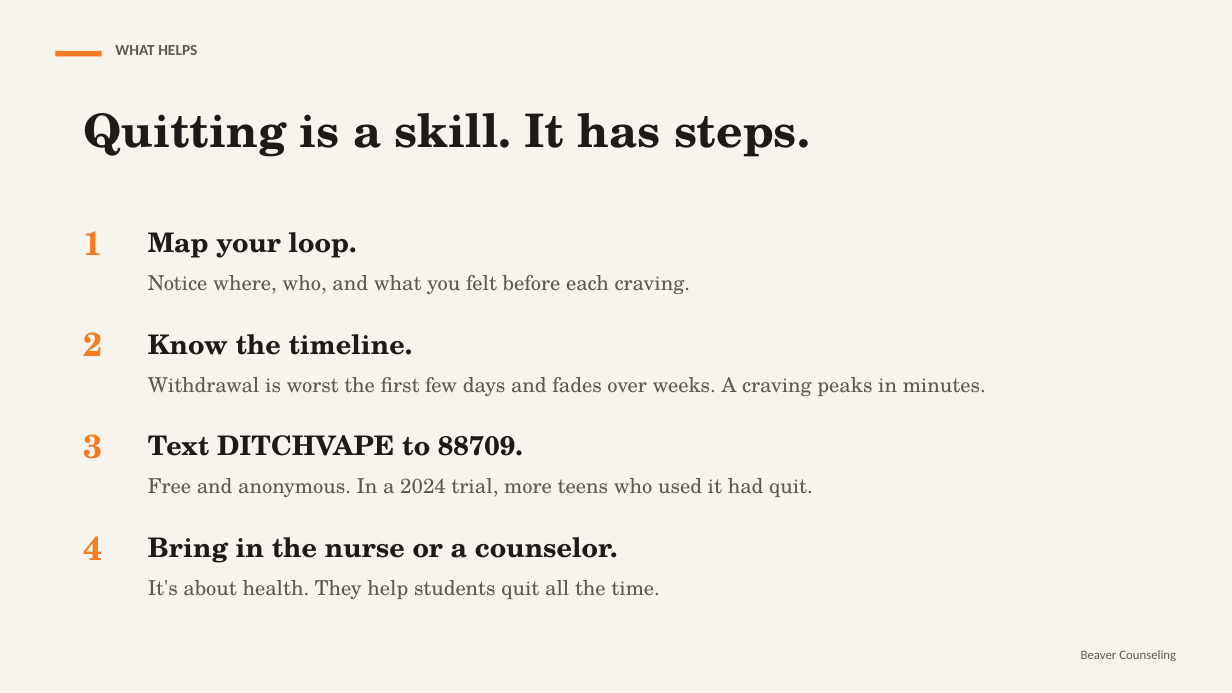
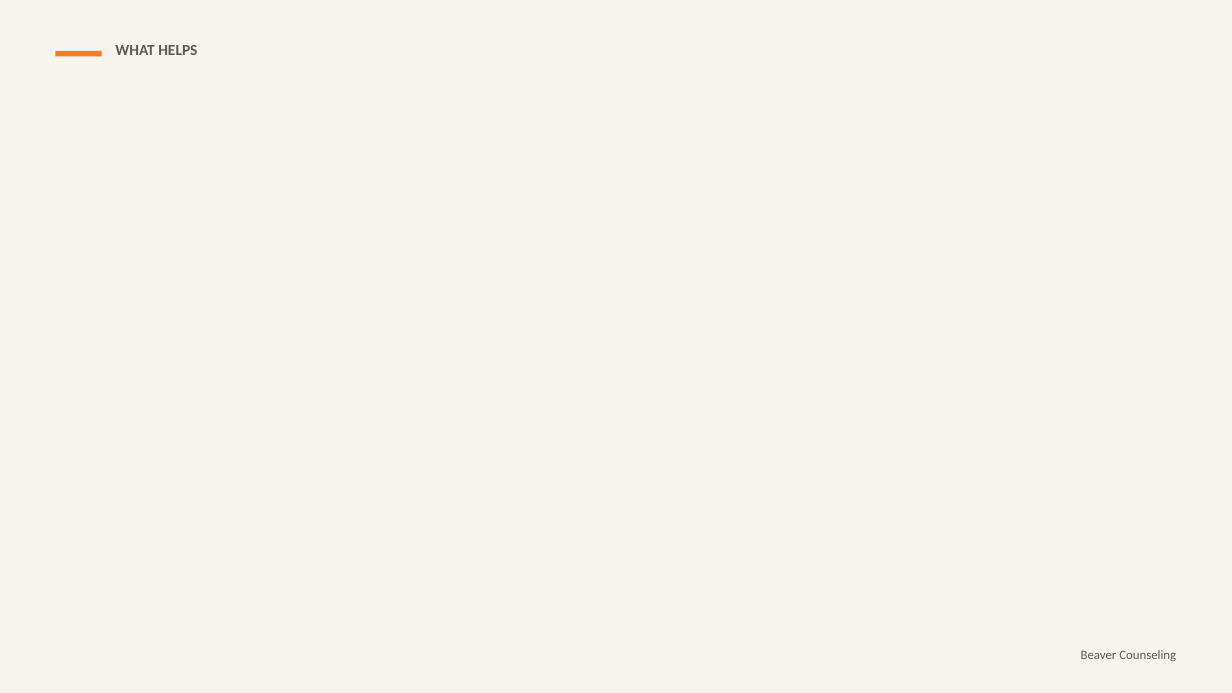
Before and after one commit to rmwtoolkit/bcds-toolkit, a slide deck: slide 17 of decks/vaping-and-your-brain-lesson-v2.pptx (slide 11 before the commit). Drawn at 1232x693 pixels with LibreOffice and Linux fonts; fonts in the diff are those of the drawing; background and template pictures are left out. Boxes give left, top, right and bottom in pixels: in the first picture for what was removed or moved away, otherwise in the second. Text is boxed around its words. In the diff, an @@ line names an element or a change of style, - is before the commit and + after.

```diff
--- a/decks/vaping-and-your-brain-lesson-v2.pptx
+++ b/decks/vaping-and-your-brain-lesson-v2.pptx
@@ text removed at (x1=83, y1=113, x2=810, y2=157) @@
-Quitting is a skill. It has steps.
@@ text removed at (x1=83, y1=231, x2=102, y2=255) @@
-1
@@ text removed at (x1=148, y1=232, x2=690, y2=294) @@
-Map your loop.
-Notice where, who, and what you felt before each craving.
@@ text removed at (x1=83, y1=332, x2=102, y2=356) @@
-2
@@ text removed at (x1=148, y1=334, x2=986, y2=396) @@
-Know the timeline.
-Withdrawal is worst the first few days and fades over weeks. A craving peaks in minutes.
@@ text removed at (x1=83, y1=434, x2=102, y2=459) @@
-3
@@ text removed at (x1=148, y1=435, x2=813, y2=497) @@
-Text DITCHVAPE to 88709.
-Free and anonymous. In a 2024 trial, more teens who used it had quit.
@@ text removed at (x1=83, y1=536, x2=102, y2=560) @@
-4
@@ text removed at (x1=148, y1=537, x2=660, y2=599) @@
-Bring in the nurse or a counselor.
-It's about health. They help students quit all the time.
```
Also in this commit, not shown: 10 other slides changed, 8 slides added, 2 slides removed, 5 other files.
